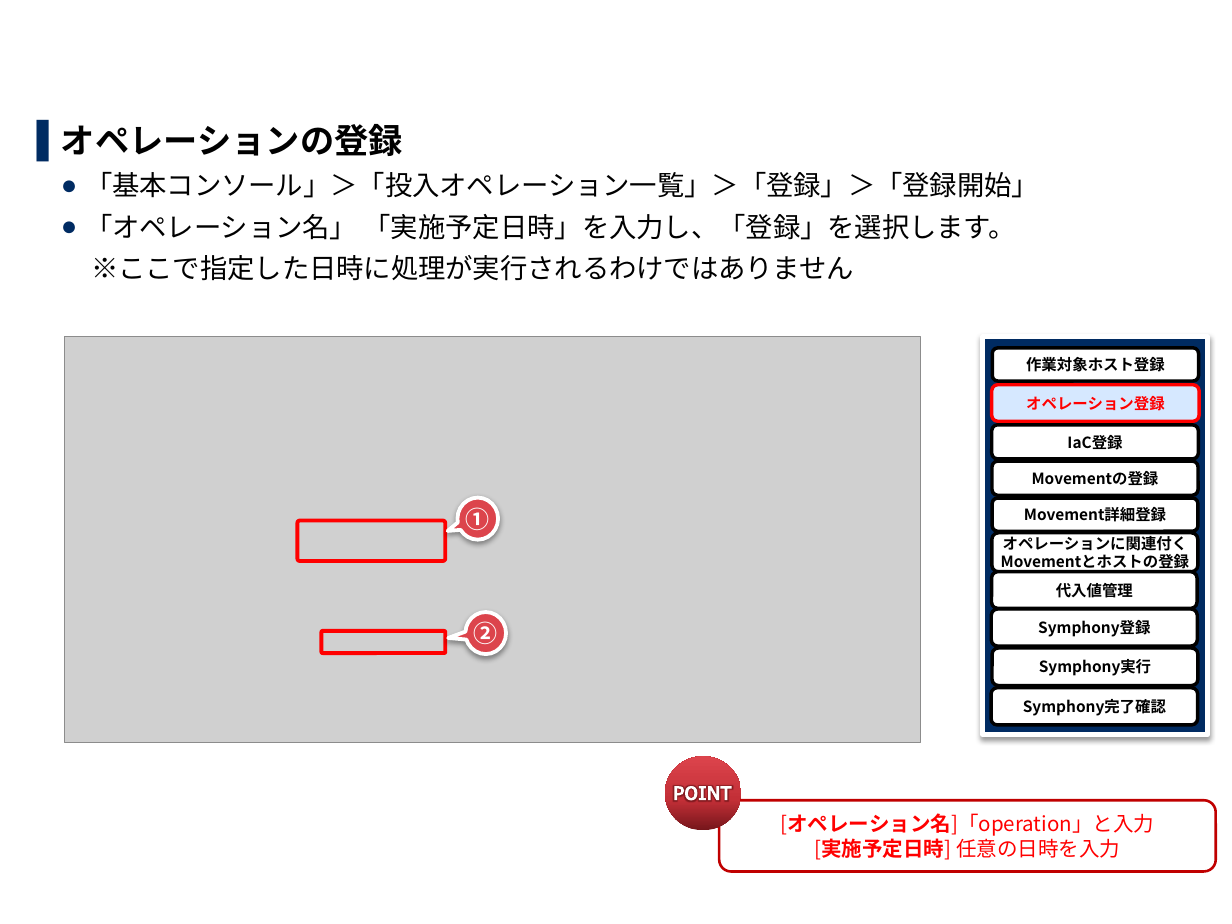
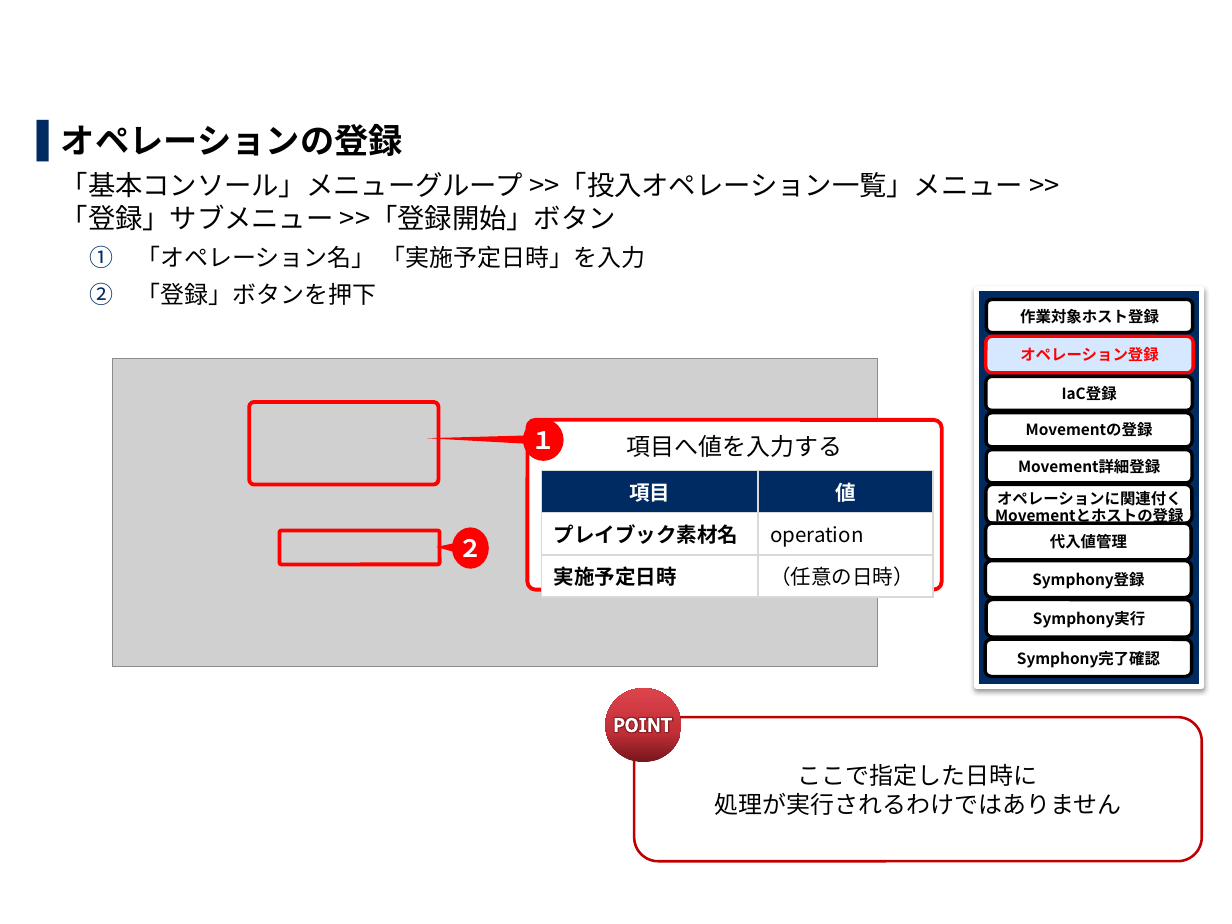
Before and after one commit to exastro-suite/it-automation-docs, a slide deck: slide 19 of asset/Learn_ja/ITA-base_practice_ja.pptx. Drawn at 1232x924 pixels with LibreOffice and Linux fonts; fonts in the diff are those of the drawing; grey boxes stand for pictures; background and template pictures are left out. Boxes give left, top, right and bottom in pixels: in the first picture for what was removed or moved away, otherwise in the second. Text is boxed around its words. In the diff, an @@ line names an element or a change of style, - is before the commit and + after.

```diff
--- a/asset/Learn_ja/ITA-base_practice_ja.pptx
+++ b/asset/Learn_ja/ITA-base_practice_ja.pptx
@@ text at <box>61,172,1024,305</box>: text changed @@
-  ● 「基本コンソール」＞「投入オペレーション一覧」＞「登録」＞「登録開始」
-  ● 「オペレーション名」 「実施予定日時」を入力し、「登録」を選択します。
-※ここで指定した日時に処理が実行されるわけではありません
+  「基本コンソール」メニューグループ >>「投入オペレーション一覧」メニュー >>
+  「登録」サブメニュー >>「登録開始」ボタン
+      1. 「オペレーション名」 「実施予定日時」を入力
+      2. 「登録」ボタンを押下
@@ 9 rounded rectangles, 1 rectangle: place and size @@
-9 rounded rectangles, 1 rectangle at <box>983,336,1207,734</box>
+9 rounded rectangles, 1 rectangle at <box>977,288,1201,686</box>
@@ picture: place and size @@
-picture at <box>65,336,922,743</box>
+picture at <box>112,359,877,667</box>
@@ rounded rectangle: place and size @@
-rounded rectangle at <box>297,521,445,562</box>
+rounded rectangle at <box>249,402,439,484</box>
@@ rounded rectangle at <box>249,402,439,484</box>: mirrored @@
@@ speech bubble "１" at <box>524,419,564,461</box>: fill #DC444C to #FF0000; outline #FFFFFF 2.25 pt to none; shadow off; proportions changed @@
@@ speech bubble "１": place and size @@
-speech bubble "１" at <box>457,498,498,540</box>
+speech bubble "１" at <box>524,419,564,461</box>
@@ rounded rectangle added at <box>527,420,941,590</box>, fill #FFFFFF, outline #FF0000 2.25 pt, 14 pt, text #000000 @@
+項目へ値を入力する
@@ text in speech bubble at <box>531,431,555,449</box>: text changed @@
-①
+１
@@ table added at <box>542,471,934,590</box>, 3 rows, 2 columns @@
+項目 | 値
+プレイブック素材名 | operation
+実施予定日時 | （任意の日時）
@@ rounded rectangle added at <box>986,484,1191,524</box>, fill #FFFFFF, outline #000000 2 pt @@
@@ rounded rectangle "オペレーションに関連付く": place and size @@
-rounded rectangle "オペレーションに関連付く" at <box>992,532,1198,572</box>
+rounded rectangle "オペレーションに関連付く" at <box>987,488,1193,527</box>
@@ rounded rectangle "オペレーションに関連付く" at <box>987,488,1193,527</box>: line spacing 1 to 10.4pt; fill #FFFFFF to none; outline #000000 2 pt to none @@
@@ rounded rectangle: place and size @@
-rounded rectangle at <box>322,631,446,653</box>
+rounded rectangle at <box>280,531,440,565</box>
@@ speech bubble "２": place and size @@
-speech bubble "２" at <box>466,612,506,654</box>
+speech bubble "２" at <box>452,527,489,569</box>
@@ speech bubble "２" at <box>452,527,489,569</box>: fill #DC444C to #FF0000; outline #FFFFFF 2.25 pt to none; shadow off; proportions changed @@
@@ text in speech bubble at <box>458,539,482,564</box>: text changed @@
-②
+２
@@ ellipse: place and size @@
-ellipse at <box>665,756,742,830</box>
+ellipse at <box>605,687,681,761</box>
@@ freeform shape: place and size @@
-freeform shape at <box>674,786,731,801</box>
+freeform shape at <box>615,718,671,733</box>
@@ rounded rectangle added at <box>634,717,1202,861</box>, fill #FFFFFF, outline #C00000 1.5 pt, 14 pt, text #000000 @@
+ここで指定した日時に
+処理が実行されるわけではありません
@@ rounded rectangle removed at <box>719,801,1216,872</box> @@
-[オペレーション名]「operation」と入力
-[実施予定日時] 任意の日時を入力
```
Also in this commit, not shown: 24 other slides changed, 5 other files.
